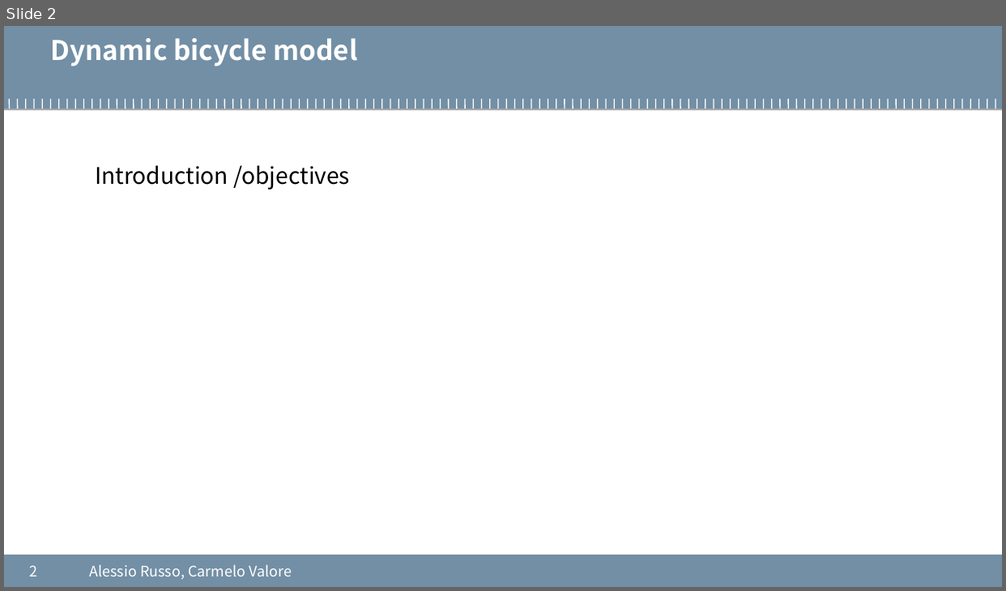
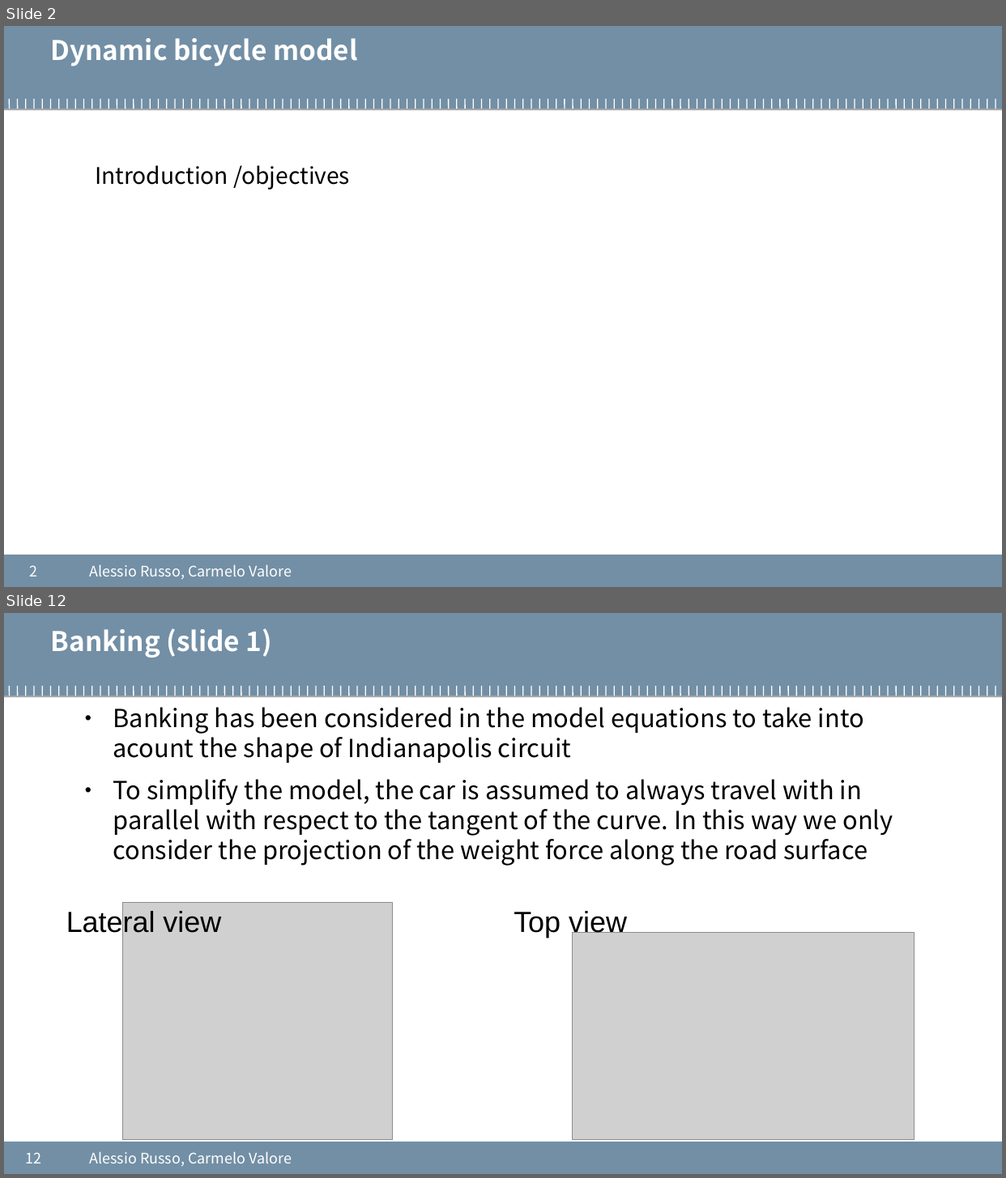
Before and after one commit to cvalore/mida2-project, a slide deck: presentations/20200916_meeting8.pptx. Shown one above the other, each under a label of ours: slide 2 before the commit, slides 2 and 12 after it; the slides between them are not shown. The pictures are 1006x591 and 1006x1178 pixels, drawn with LibreOffice and Linux fonts; fonts in the diff are those of the drawing; grey boxes stand for pictures; background and template pictures are left out. Boxes give left, top, right and bottom in pixels: in the first picture for what was removed or moved away, otherwise in the second. Text is boxed around its words. In the diff, an @@ line names an element or a change of style, - is before the commit and + after.

```diff
--- a/presentations/20200916_meeting8.pptx
+++ b/presentations/20200916_meeting8.pptx
@@ slide 12 added at <box>4,613,1002,1174</box>, background #FFFFFF; not listed: 122 template elements that a slide beside it also shows @@
@@ text added at <box>51,628,272,658</box>, 26 pt, text #FFFFFF, bold @@
+Banking (slide 1)
@@ text added at <box>113,707,893,866</box>, 24 pt, text #000000 @@
+  • Banking has been considered in the model equations to take into acount the shape of Indianapolis circuit
+  • To simplify the model, the car is assumed to always travel with in parallel with respect to the tangent of the curve. In this way we only consider the projection of the weight force along the road surface
@@ picture added at <box>122,903,392,1141</box> @@
@@ text added at <box>66,909,221,938</box>, 28 pt, text #000000 @@
+Lateral view
@@ text added at <box>513,911,627,938</box>, 28 pt, text #000000 @@
+Top view
@@ picture added at <box>572,933,914,1141</box> @@
@@ page number added at <box>25,1152,41,1164</box>, 14 pt, text #FFFFFF @@
+12
@@ text added at <box>89,1152,292,1166</box>, 14 pt, text #FFFFFF @@
+Alessio Russo, Carmelo Valore
```
Also in this commit, not shown: 10 slides changed, 6 other slides added, 16 other files.
